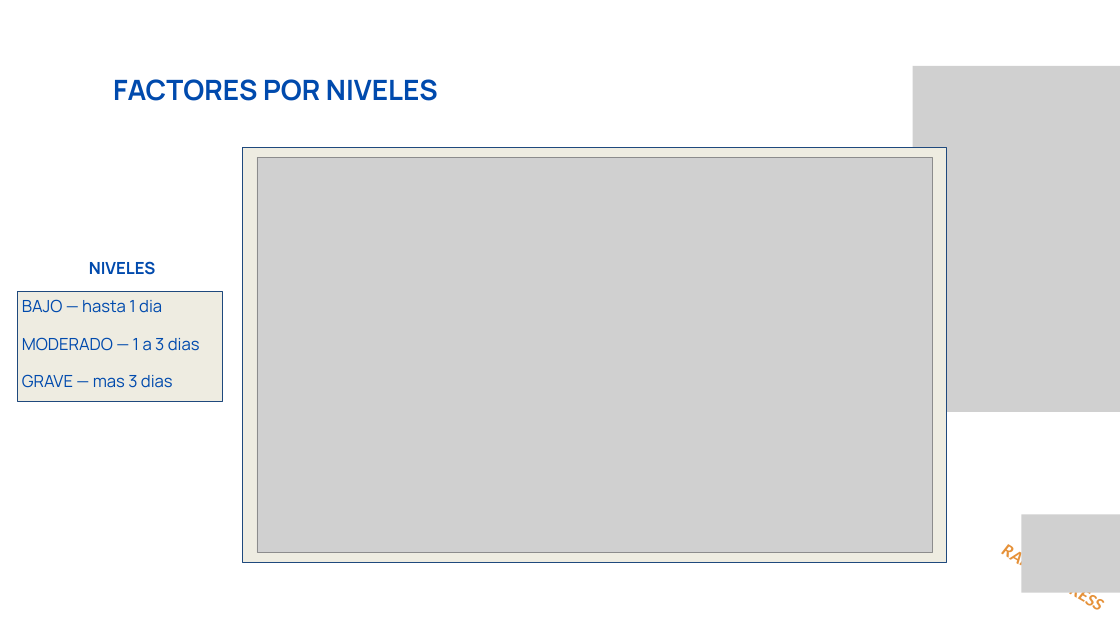
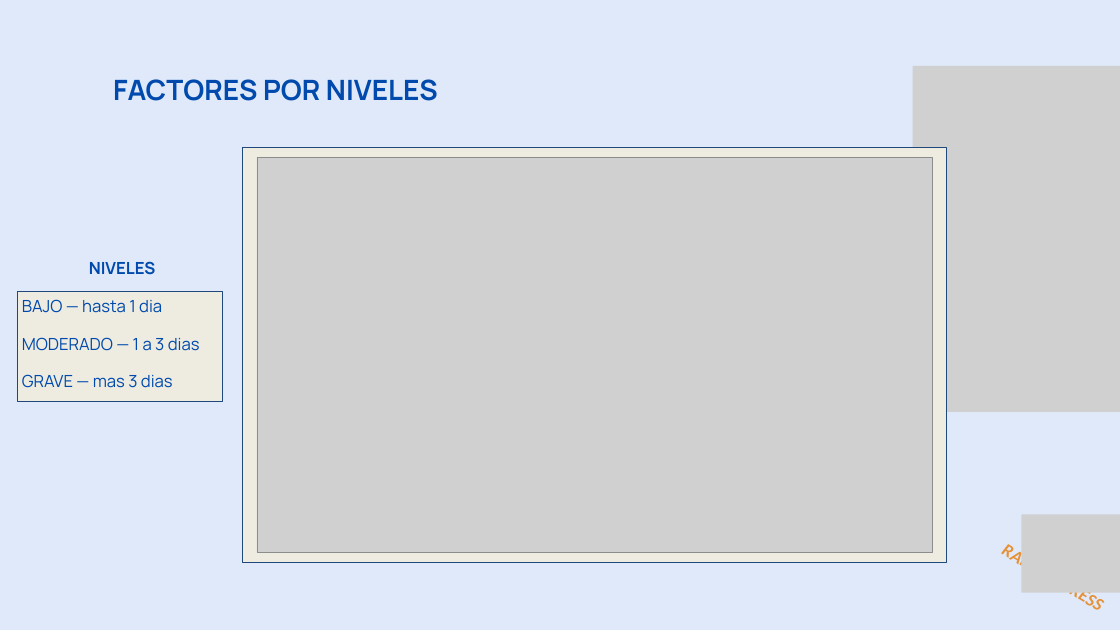
Before and after one commit to ITACADEMYprojectes/ProjecteData, a slide deck: slide 16 of Equip_28/Results/Analisis_PAP_and_ABL_RapidExpres_2026_04_05.pptx (slide 21 before the commit). Drawn at 1120x630 pixels with LibreOffice and Linux fonts; fonts in the diff are those of the drawing; grey boxes stand for pictures. Boxes give left, top, right and bottom in pixels: in the first picture for what was removed or moved away, otherwise in the second. Text is boxed around its words. In the diff, an @@ line names an element or a change of style, - is before the commit and + after.

```diff
--- a/Equip_28/Results/Analisis_PAP_and_ABL_RapidExpres_2026_04_05.pptx
+++ b/Equip_28/Results/Analisis_PAP_and_ABL_RapidExpres_2026_04_05.pptx
@@ background #FFFFFF to #E0E9F9 @@
```
Also in this commit, not shown: 17 other slides changed, 18 slides removed, 2 other files.
